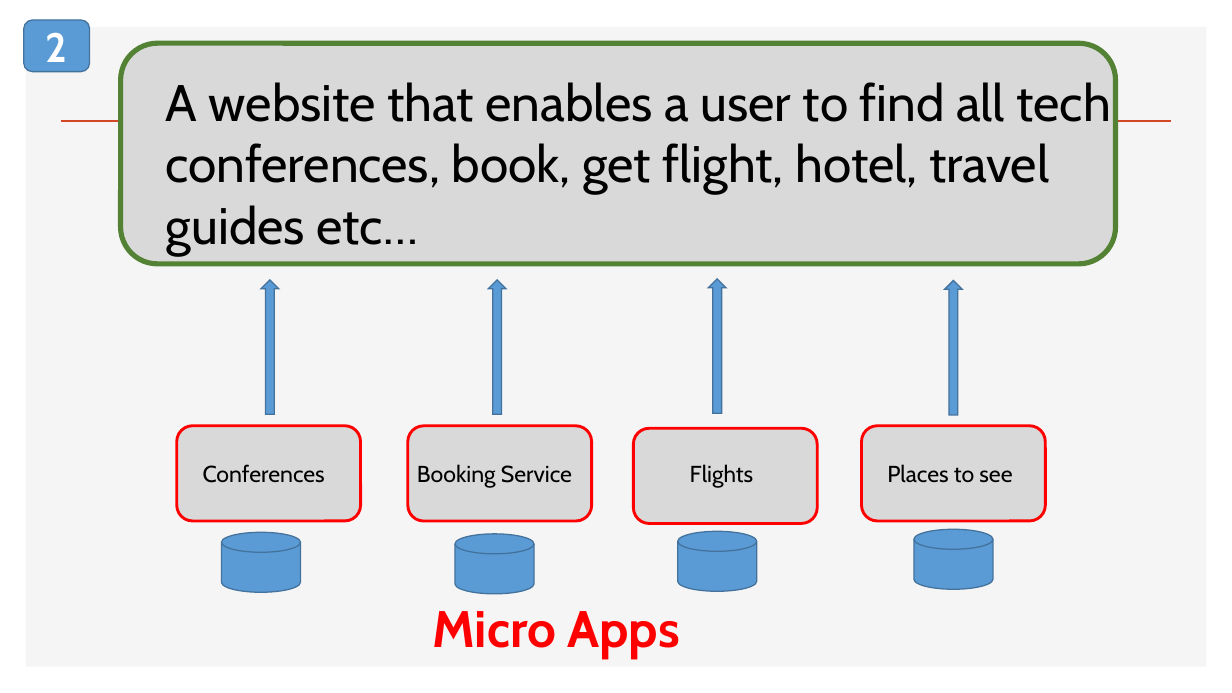
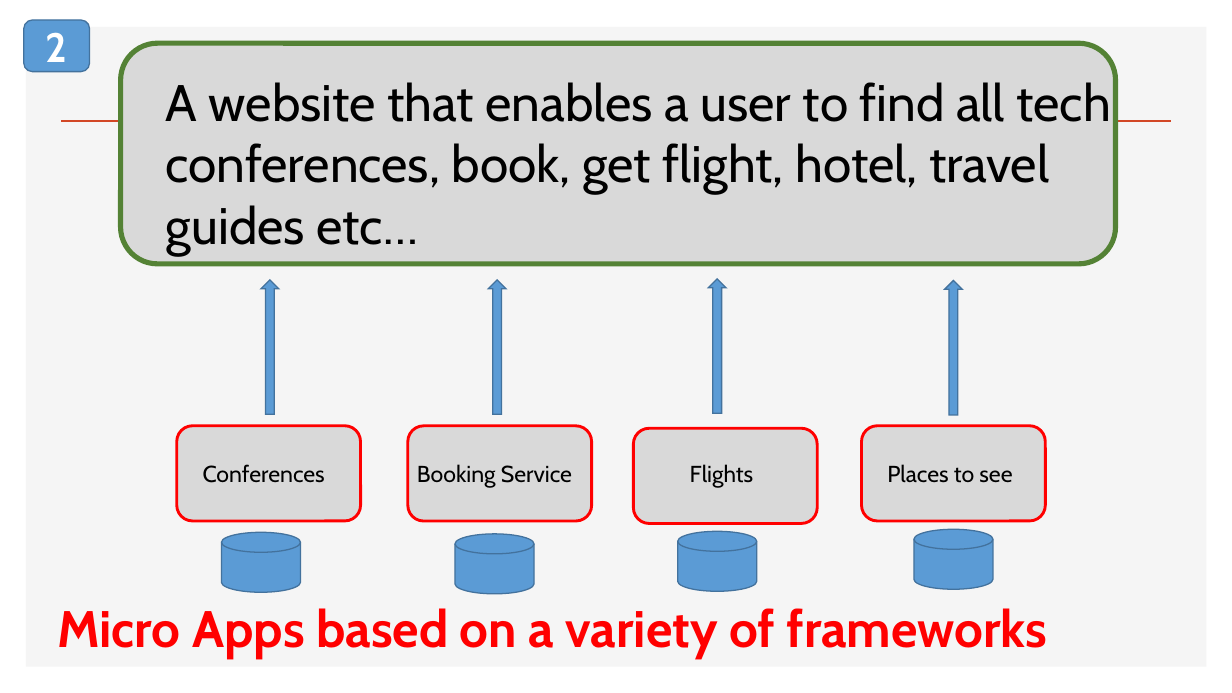
Before and after one commit to iwswordpress/ndc-london-web-components, a slide deck: slide 9 of talk.pptx. Drawn at 1232x693 pixels with LibreOffice and Linux fonts; fonts in the diff are those of the drawing. Boxes give left, top, right and bottom in pixels: in the first picture for what was removed or moved away, otherwise in the second. Text is boxed around its words. In the diff, an @@ line names an element or a change of style, - is before the commit and + after.

```diff
--- a/talk.pptx
+++ b/talk.pptx
@@ text at [57, 608, 1048, 658]: text changed @@
-Micro Apps
+Micro Apps based on a variety of frameworks
```
Also in this commit, not shown: 2 other slides changed, 2 slides added.
